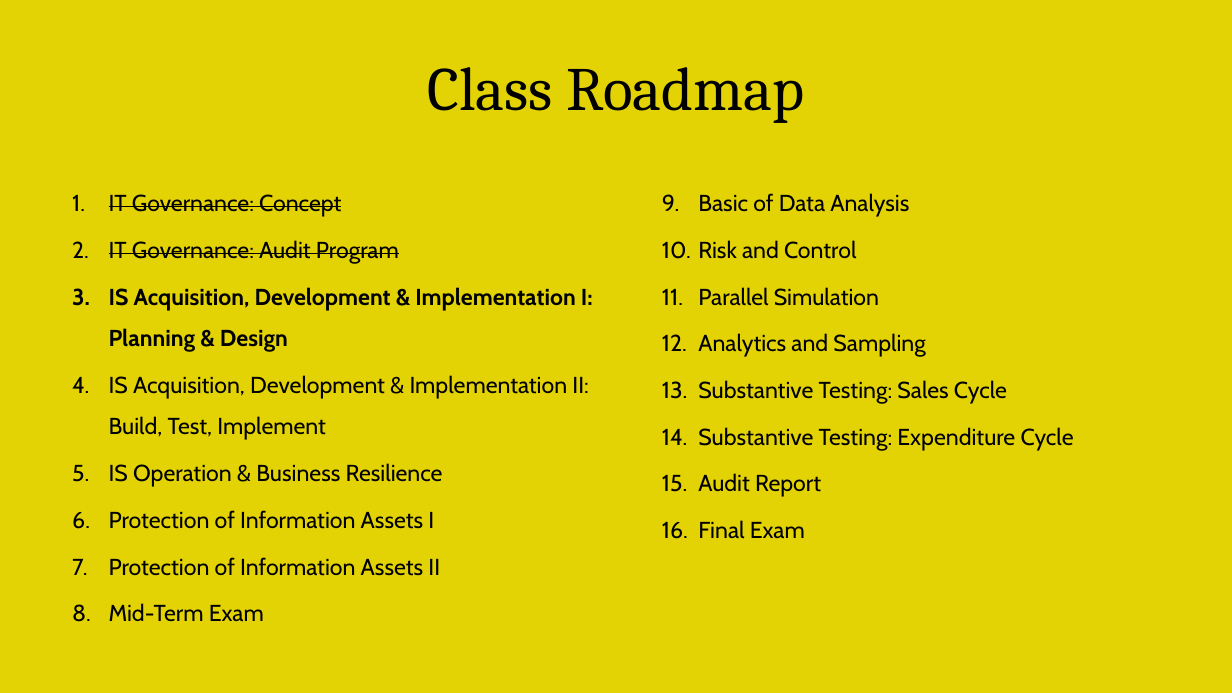
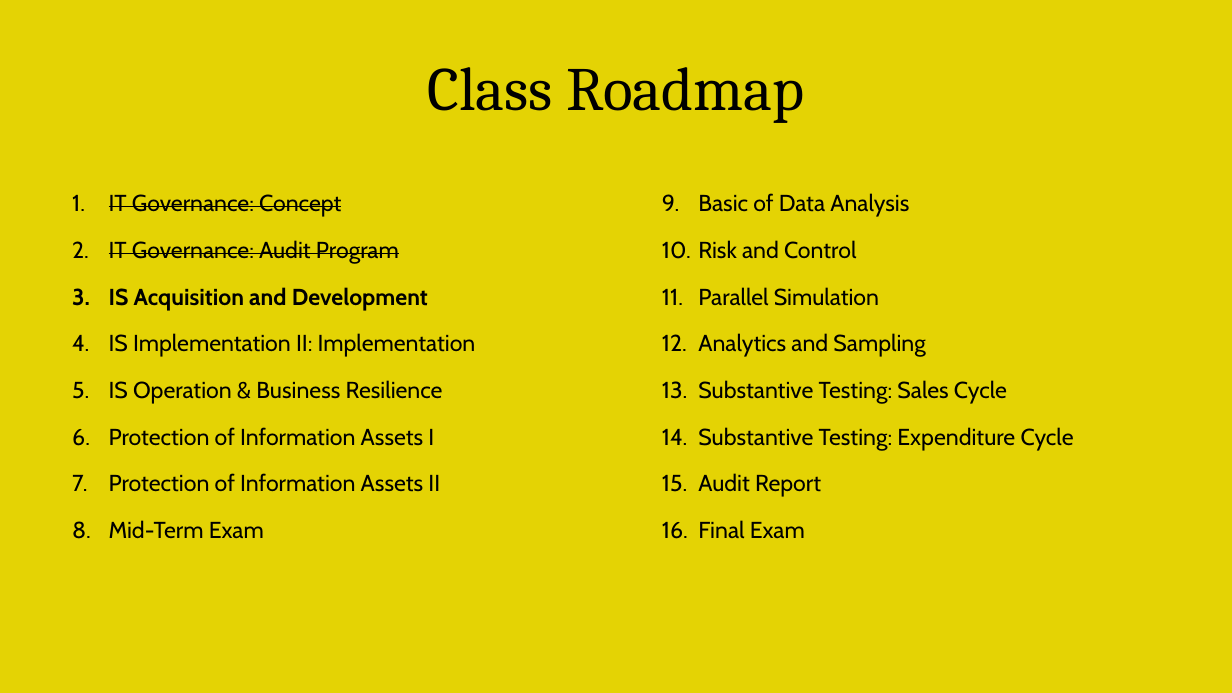
Before and after one commit to irfanradarma/Audit-SI, a slide deck: slide 3 of Slides/03 - IS Acquisition.pptx. Drawn at 1232x693 pixels with LibreOffice and Linux fonts; fonts in the diff are those of the drawing; background and template pictures are left out. Boxes give left, top, right and bottom in pixels: in the first picture for what was removed or moved away, otherwise in the second. Text is boxed around its words. In the diff, an @@ line names an element or a change of style, - is before the commit and + after.

```diff
--- a/Slides/03 - IS Acquisition.pptx
+++ b/Slides/03 - IS Acquisition.pptx
@@ text at (109,287,476,357): text changed @@
-3. IS Acquisition, Development & Implementation I: Planning & Design
-4. IS Acquisition, Development & Implementation II: Build, Test, Implement
+3. IS Acquisition and Development
+4. IS Implementation II: Implementation
```
Also in this commit, not shown: 3 other slides changed, 15 slides added, 50 slides removed, 2 other files.
